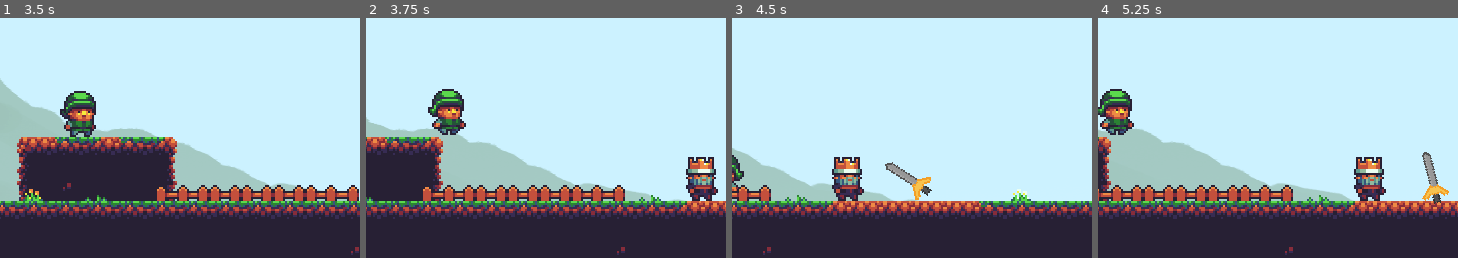
Above: before the commit, frames 1-4 (left to right).
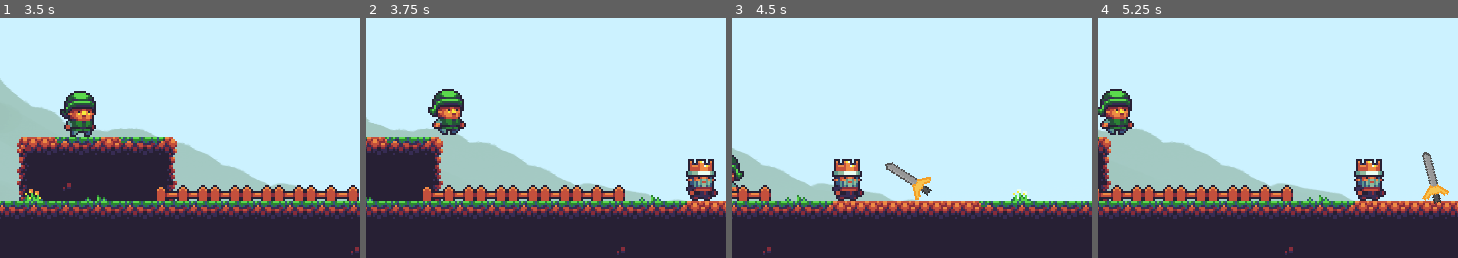
Above: after the commit, the same moments.

Repository: panicstevenson/buy-a-sword
Game: Godot game, scene res://Level.tscn
Two runs of this game, one before a commit and one after it. Both use one fixed random seed, a clock stepped at 60 frames per second and the inputs below.
Inputs:
- Up to frame 1 (3.5 s): hold Right (ui_right) 0.53-2.03 s; tap Space (ui_select) at 0.77, 1.52, 3.02 s; hold Left (ui_left) 2.03-2.78 s; hold Right (ui_right) from 2.78 s (still down)
- Up to frame 2 (3.75 s): keep holding Right (ui_right)
- Up to frame 3 (4.5 s): tap Space (ui_select) at 3.77 s; release Right (ui_right) at 4.28 s; hold Left (ui_left) from 4.28 s (still down)
- Up to frame 4 (5.25 s): tap Space (ui_select) at 4.52 s; release Left (ui_left) at 5.03 s; hold Right (ui_right) from 5.03 s (still down)
The pictures show only the part of the screen within x 49-99%, y 48-98%; the shares and areas given below are measured in that part.

Frame 1 is identical in both runs. In frame 2, 0.8% of the frame differs, in the area x 88-98%, y 57-77%; in frame 3, 0.8%; in frame 4, 0.8%.

Commit message:
Action button when you are Ready to Converse

Diff:
--- a/Player.gd
+++ b/Player.gd
@@ -26,10 +26,14 @@
 	velocity.y += gravity * delta
 	velocity = move_and_slide(velocity, Vector2.UP)
 
+	var buttonVisible = false
 	for i in get_slide_count():
 		var collision = get_slide_collision(i)
 		if collision.collider.name == "HazardTileMap":
 			get_tree().reload_current_scene()
+		if collision.collider.name == "most_important_npc":
+			buttonVisible = true
+	$Sprite.visible = buttonVisible
 
 
 	if Input.is_action_just_pressed('ui_select'):
--- a/Player.tscn
+++ b/Player.tscn
@@ -1,7 +1,9 @@
-[gd_scene load_steps=9 format=2]
+[gd_scene load_steps=11 format=2]
 
 [ext_resource path="res://characters.png" type="Texture" id=1]
 [ext_resource path="res://Player.gd" type="Script" id=2]
+[ext_resource path="res://buttonprompt.png" type="Texture" id=3]
+[ext_resource path="res://fonts/boxy_bold.tres" type="DynamicFont" id=4]
 
 [sub_resource type="RectangleShape2D" id=1]
 extents = Vector2( 8, 11 )
@@ -30,7 +32,7 @@
 "speed": 5.0
 } ]
 
-[node name="Area2D" type="KinematicBody2D"]
+[node name="Player" type="KinematicBody2D"]
 script = ExtResource( 2 )
 
 [node name="CollisionShape2D" type="CollisionShape2D" parent="."]
@@ -52,3 +54,24 @@
 scale = Vector2( 2, 2 )
 frames = SubResource( 6 )
 animation = "walk"
+
+[node name="Sprite" type="Sprite" parent="."]
+visible = false
+position = Vector2( 0, -48 )
+scale = Vector2( 2, 2 )
+texture = ExtResource( 3 )
+
+[node name="RichTextLabel" type="RichTextLabel" parent="Sprite"]
+margin_left = -3.98547
+margin_top = -4.72788
+margin_right = 12.0145
+margin_bottom = 14.2721
+rect_scale = Vector2( 0.54556, 0.54556 )
+custom_fonts/normal_font = ExtResource( 4 )
+bbcode_enabled = true
+bbcode_text = "[rainbow freq=5 sat=10 val=20]z[/rainbow]"
+text = "z"
+scroll_active = false
+__meta__ = {
+"_edit_use_anchors_": false
+}
--- /dev/null
+++ b/fonts/boxy_bold.tres
@@ -0,0 +1,6 @@
+[gd_resource type="DynamicFont" load_steps=2 format=2]
+
+[ext_resource path="res://fonts/Boxy-Bold.ttf" type="DynamicFontData" id=1]
+
+[resource]
+font_data = ExtResource( 1 )
--- a/npcs/most_important_npc.tscn
+++ b/npcs/most_important_npc.tscn
@@ -3,40 +3,40 @@
 [ext_resource path="res://characters.png" type="Texture" id=1]
 [ext_resource path="res://npcs/NPC.gd" type="Script" id=2]
 
-[sub_resource type="RectangleShape2D" id=1]
-extents = Vector2( 8, 11 )
+[sub_resource type="AtlasTexture" id=1]
+atlas = ExtResource( 1 )
+region = Rect2( 217, 30, 31, 30 )
 
 [sub_resource type="AtlasTexture" id=2]
 atlas = ExtResource( 1 )
-region = Rect2( 217, 30, 31, 30 )
-
-[sub_resource type="AtlasTexture" id=3]
-atlas = ExtResource( 1 )
 region = Rect2( 248, 30, 31, 30 )
 
-[sub_resource type="SpriteFrames" id=4]
+[sub_resource type="SpriteFrames" id=3]
 animations = [ {
-"frames": [ SubResource( 2 ), SubResource( 3 ), SubResource( 2 ), SubResource( 2 ) ],
+"frames": [ SubResource( 1 ), SubResource( 2 ), SubResource( 1 ), SubResource( 1 ) ],
 "loop": true,
 "name": "stan",
 "speed": 5.0
 } ]
 
+[sub_resource type="ConvexPolygonShape2D" id=4]
+points = PoolVector2Array( 0, 0, 8, -20, 15, 0 )
+
 [node name="most_important_npc" type="KinematicBody2D"]
 script = ExtResource( 2 )
-
-[node name="CollisionShape2D" type="CollisionShape2D" parent="."]
-position = Vector2( 0, 6 )
-scale = Vector2( 2, 2 )
-shape = SubResource( 1 )
-one_way_collision = true
 
 [node name="SpriteFlip" type="Node2D" parent="."]
 
 [node name="AnimatedSprite" type="AnimatedSprite" parent="SpriteFlip"]
 position = Vector2( -4, 4 )
 scale = Vector2( 2, 2 )
-frames = SubResource( 4 )
+frames = SubResource( 3 )
 animation = "stan"
-frame = 3
+frame = 2
 playing = true
+
+[node name="CollisionShape2D" type="CollisionShape2D" parent="."]
+position = Vector2( -15, 28 )
+scale = Vector2( 2, 2 )
+shape = SubResource( 4 )
+one_way_collision = true
Binary file added: buttonprompt.png
Not shown, added: buttonprompt.png.import
Binary file added: fonts/Boxy-Bold.ttf
Not shown, added: fonts/boxy_bold_font.png.import
